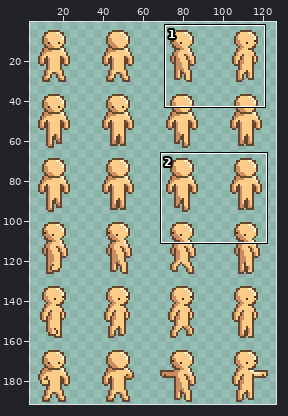
Two versions of one sprite sheet, Assets/Content/Races/human_light/human_light.png. The picture above shows the old version from afar; the outline marks the close-up.
Close-up. First the earlier version:
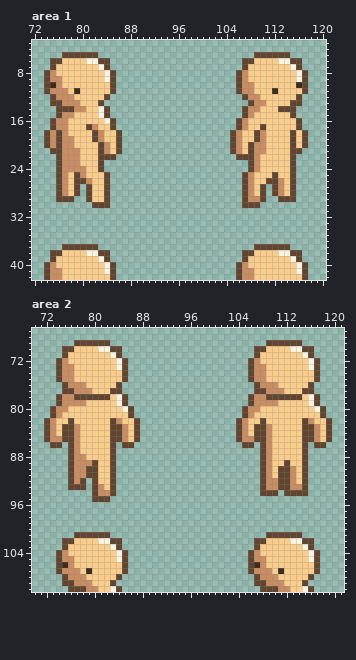
The file is 128x192 pixels. Shown: area 1: x 72..120, y 3..42; area 2: x 70..121, y 67..110. The wide view leaves out empty margins. The commit also changed other parts of the picture, which this record leaves out.
After:
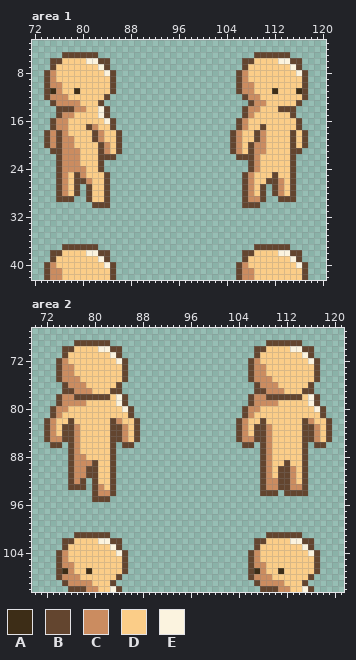
Palette (. is transparent): A #3d2d17  B #63452f  C #cb8c60  D #fbcd88  E #fbf3df
From old to new:
Area 1:
y 9: x 76 C -> D; x 84 E -> D; x 116 E -> D
y 10: x 75 A -> C; x 116 A -> D
y 11: x 75 C -> A; x 77 C -> D; x 116 D -> A
y 12: x 74..75 .B -> BC; x 78 C -> D; x 116..117 B. -> DB
y 13: x 76 B -> C; x 115 B -> D
y 41: x 84 E -> D; x 116 E -> D
Area 2:
y 73: x 84 E -> D; x 116 E -> D
y 75: x 77 D -> C; x 109 D -> C
y 105: x 76 C -> D; x 84 E -> D; x 108 C -> D; x 116 E -> D
y 106: x 75 A -> C; x 107 A -> C
y 107: x 75 C -> A; x 77 C -> D; x 107 C -> A; x 109 C -> D
y 108: x 74..75 .B -> BC; x 78 C -> D; x 106..107 .B -> BC; x 110 C -> D
y 109: x 76 B -> C; x 108 B -> C
